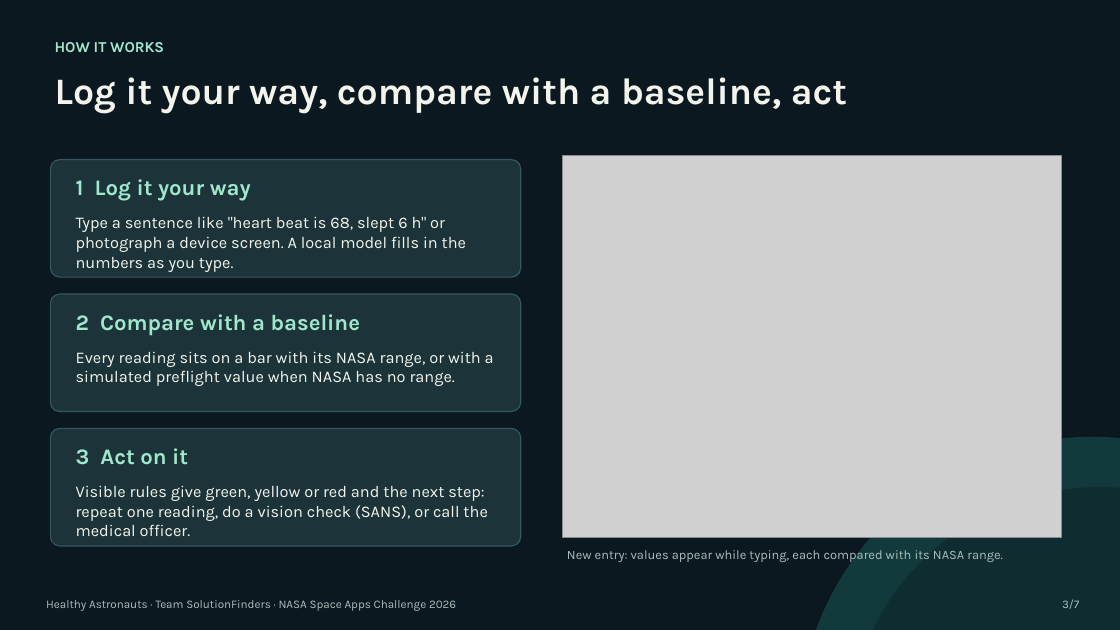
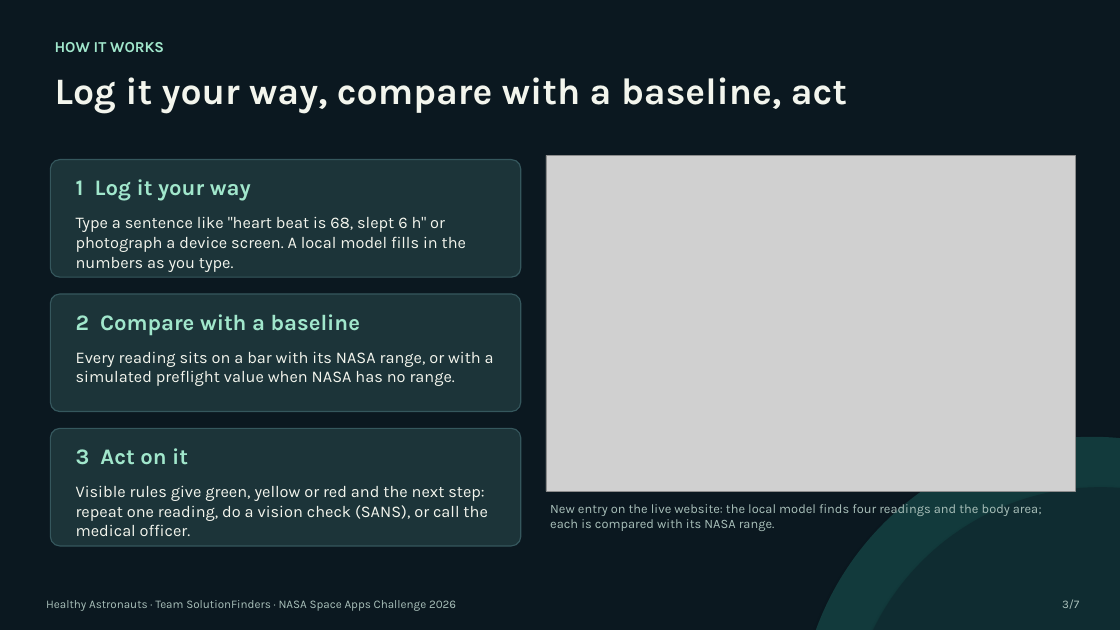
Before and after one commit to MohammadPourshahabadi/NasaHackaton, a slide deck: slide 3 of presentation/Aboard-Demo.pptx. Drawn at 1120x630 pixels with LibreOffice and Linux fonts; fonts in the diff are those of the drawing; grey boxes stand for pictures. Boxes give left, top, right and bottom in pixels: in the first picture for what was removed or moved away, otherwise in the second. Text is boxed around its words. In the diff, an @@ line names an element or a change of style, - is before the commit and + after.

```diff
--- a/presentation/Aboard-Demo.pptx
+++ b/presentation/Aboard-Demo.pptx
@@ picture: place and size @@
-picture at [563,155,1062,538]
+picture at [546,155,1075,492]
@@ text at [550,504,1042,531]: text changed @@
-New entry: values appear while typing, each compared with its NASA range.
+New entry on the live website: the local model finds four readings and the body area; each is compared with its NASA range.
```
Also in this commit, not shown: 3 other slides changed, 1 slide added, 1 slide removed, 10 other files.
